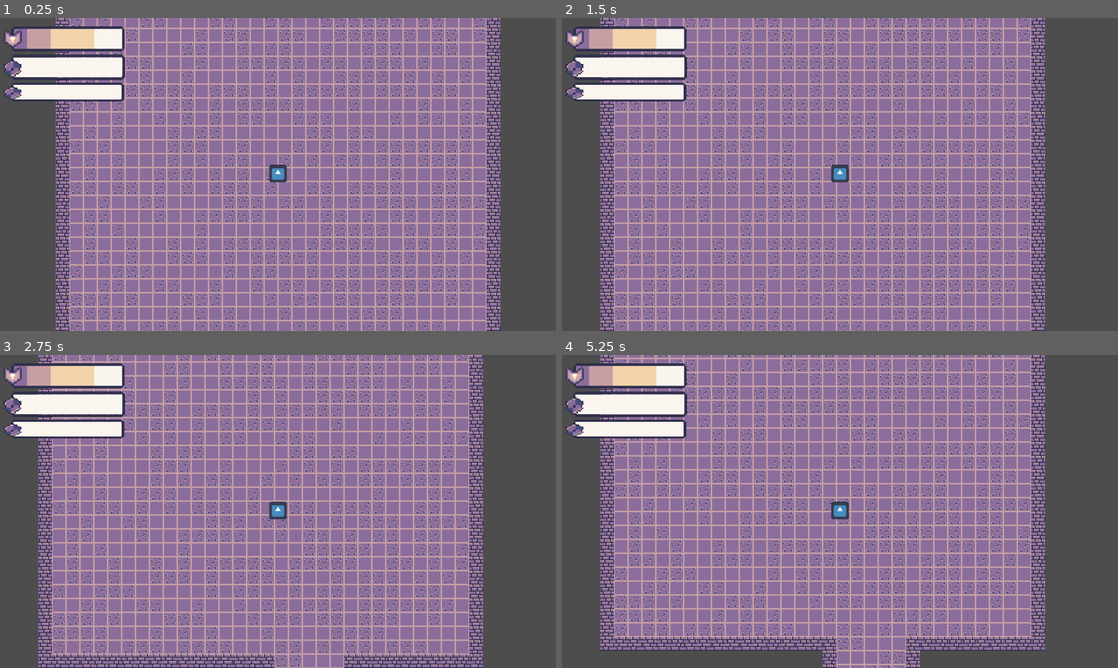
Above: before the commit, frames 1-4 (two rows, left to right).
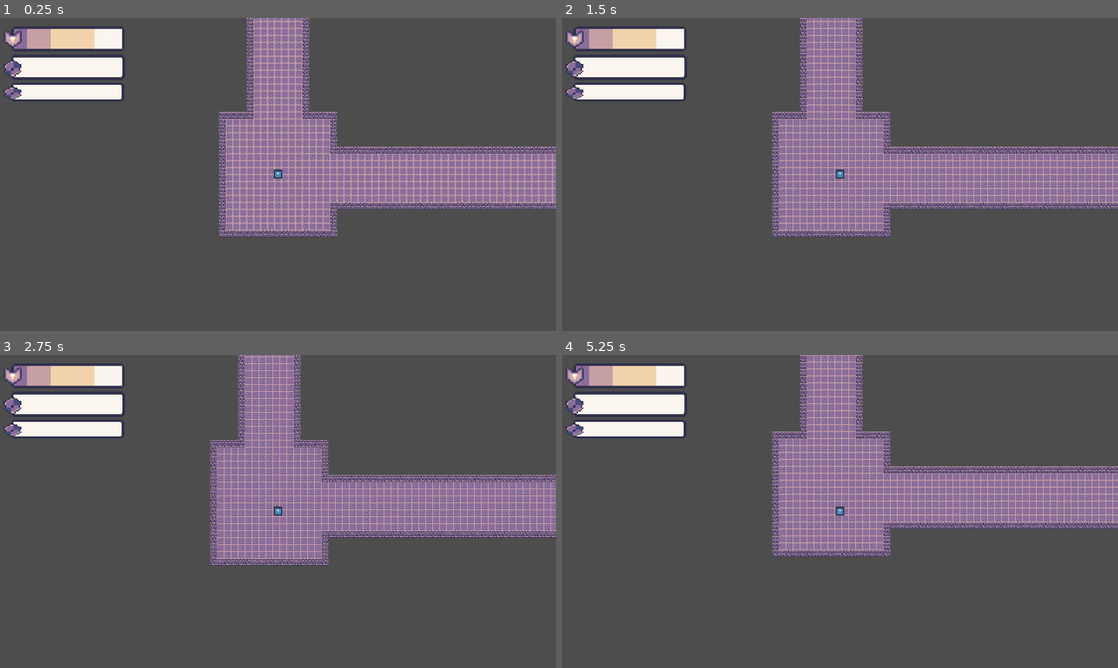
Above: after the commit, the same moments.

Repository: chabsseu/Stauffs-and-Magic
Game: Godot game, scene res://Scenes/Map/dungeon_generation.tscn
The game is run twice, just before and just after one commit, with the same random seed, the same clock (stepped at 60 frames per second) and the same inputs. This scene is started directly instead of the project's main scene. The engine's default icon, where the game draws it, is replaced by a stand-in: a white triangle on a blue panel in a dark square.
Inputs (mouse positions are in pixels of both pictures, inside the frame that each line leads up to):
- Up to frame 1 (0.25 s): no input
- Up to frame 2 (1.5 s): tap Enter at 0.5 s; move the mouse to (962, 158) at 0.52 s; tap A (A) at 0.6 s; tap D (D) at 0.8, 1.35 s; tap Space at 1.25 s; move the mouse to (728, 190) at 1.27 s
- Up to frame 3 (2.75 s): tap S (S) at 1.55, 2.1 s; tap Enter at 2 s; move the mouse to (333, 442) at 2.02 s; tap W (W) at 2.3 s
- Up to frame 4 (5.25 s): tap Space at 2.75, 4.25 s; move the mouse to (812, 574) at 2.77 s; tap W (W) at 2.85 s; tap A (A) at 3.05, 3.6 s; tap Enter at 3.5 s; move the mouse to (1006, 558) at 3.52 s; tap D (D) at 3.8, 4.35 s; move the mouse to (673, 464) at 4.27 s; tap S (S) at 4.55, 5.1 s; move the mouse to (867, 511) at 5.02 s

The runs differ from the first frame. In frame 1, 70% of the frame differs, in the area x 10-100%, y 0-100%; in frame 2, 69%; in frame 3, 71%, in the area x 6-100%, y 0-100%; in frame 4, 67%.

Commit message:
added a function spawn room for player

Diff:
--- a/Scenes/Player/player.tscn
+++ b/Scenes/Player/player.tscn
@@ -23,7 +23,6 @@
 shape = SubResource("RectangleShape2D_a3d8c")
 
 [node name="Camera2D" type="Camera2D" parent="." unique_id=959096284]
-zoom = Vector2(2, 2)
 
 [node name="Health&Armor" parent="." unique_id=1251041895 instance=ExtResource("4_mtuoh")]
 
--- a/Scripts/Map/dungeon_generation.gd
+++ b/Scripts/Map/dungeon_generation.gd
@@ -9,7 +9,7 @@
 const MAX_CORRIDOR_LENGTH = 64
 
 enum TileType { EMPTY, FLOOR, WALL }
-enum RoomSize { MEDIUM_LARGE, LARGE_BOSS }
+enum RoomSize { SMALL_START, MEDIUM_LARGE, LARGE_BOSS }
 
 var dungeon_grid = []
 
@@ -40,16 +40,13 @@
 	var max_attempts = 500
 	var tries = 0
 
-	# ---------- FIRST ROOM ----------
-	var first_room = _create_random_room()
-	if first_room.has_area():
-		rooms.append(first_room)
-		_carve_room(first_room)
+	# ---------- FIRST ROOM (SPAWN CORNER SMALL) ----------
+	var first_room = _create_spawn_room_corner()
+	rooms.append(first_room)
+	_carve_room(first_room)
 
 	# ---------- OTHER ROOMS ----------
 	while rooms.size() < target_room_count and tries < max_attempts:
-		if rooms.is_empty():
-			break
 
 		var base_room = rooms.pick_random()
 
@@ -78,13 +75,33 @@
 # --------------------------------------------------
 # ROOM CREATION
 # --------------------------------------------------
-func _create_random_room() -> Rect2:
-	var dims = _get_room_dimensions(RoomSize.MEDIUM_LARGE)
+func _create_spawn_room_corner() -> Rect2:
+	var dims = _get_room_dimensions(RoomSize.SMALL_START)
 	var w = dims.x
 	var h = dims.y
-	var x = randi_range(5, DUNGEON_WIDTH - w - 5)
-	var y = randi_range(5, DUNGEON_HEIGHT - h - 5)
+
+	var margin = 6
+	var corner = randi() % 4
+
+	var x = 0
+	var y = 0
+
+	match corner:
+		0: # TOP LEFT
+			x = margin
+			y = margin
+		1: # TOP RIGHT
+			x = DUNGEON_WIDTH - w - margin
+			y = margin
+		2: # BOTTOM LEFT
+			x = margin
+			y = DUNGEON_HEIGHT - h - margin
+		3: # BOTTOM RIGHT
+			x = DUNGEON_WIDTH - w - margin
+			y = DUNGEON_HEIGHT - h - margin
+
 	return Rect2(x, y, w, h)
+
 
 func _create_room_with_corridor(base_room: Rect2, direction: int, corridor_length: int) -> Rect2:
 	var dims = _get_room_dimensions(RoomSize.MEDIUM_LARGE)
@@ -114,6 +131,7 @@
 
 	return Rect2(x, y, w, h)
 
+
 func _can_place_room(room: Rect2, existing_rooms: Array[Rect2]) -> bool:
 	if room.position.x < 1 or room.position.y < 1:
 		return false
@@ -121,10 +139,11 @@
 		return false
 
 	for other in existing_rooms:
-		if room.grow(6).intersects(other): # BIG spacing for big rooms
+		if room.grow(6).intersects(other):
 			return false
 
 	return true
+
 
 func _carve_room(room: Rect2):
 	for y in range(room.position.y, room.position.y + room.size.y):
@@ -133,7 +152,7 @@
 				dungeon_grid[y][x] = TileType.FLOOR
 
 # --------------------------------------------------
-# ROOM COUNT (5–8, avg ≈5)
+# ROOM COUNT (5–8)
 # --------------------------------------------------
 func _roll_room_count() -> int:
 	var roll = randf()
@@ -151,6 +170,12 @@
 # --------------------------------------------------
 func _get_room_dimensions(size_type: RoomSize) -> Vector2i:
 	match size_type:
+		RoomSize.SMALL_START:
+			return Vector2i(
+				randi_range(14, 18),
+				randi_range(12, 16)
+			)
+
 		RoomSize.MEDIUM_LARGE:
 			return Vector2i(
 				randi_range(22, 30),
@@ -196,9 +221,8 @@
 				if is_in_bounds(x, y):
 					dungeon_grid[y][x] = TileType.FLOOR
 
-
-# --------------------------------------------------
-# BOUNDS CHECK
+# --------------------------------------------------
+# BOUNDS
 # --------------------------------------------------
 func is_in_bounds(x: int, y: int) -> bool:
 	return x >= 0 and y >= 0 and x < DUNGEON_WIDTH and y < DUNGEON_HEIGHT
@@ -231,22 +255,19 @@
 # --------------------------------------------------
 func render_dungeon():
 	tilemap.clear()
-	# Floor varian atlas
+
 	var floor_tiles = [Vector2i(1,5), Vector2i(5,5)]
-	# Wall variant atlas
-	var wall_tiles = [Vector2i(3,2), Vector2i(2,2),Vector2i(4,2)]
+	var wall_tiles = [Vector2i(3,2), Vector2i(2,2), Vector2i(4,2)]
 
 	for y in range(DUNGEON_HEIGHT):
 		for x in range(DUNGEON_WIDTH):
 			match dungeon_grid[y][x]:
 				TileType.FLOOR:
-					# Pick random floor variant
-					var chosen_tile = floor_tiles[randi() % floor_tiles.size()]
-					tilemap.set_cell(Vector2i(x, y), 0, chosen_tile)
+					var chosen = floor_tiles[randi() % floor_tiles.size()]
+					tilemap.set_cell(Vector2i(x, y), 0, chosen)
 				TileType.WALL:
-					# Pick random wall variant
-					var chosen_tile = wall_tiles[randi() % wall_tiles.size()]
-					tilemap.set_cell(Vector2i(x, y), 0, chosen_tile)
+					var chosen = wall_tiles[randi() % wall_tiles.size()]
+					tilemap.set_cell(Vector2i(x, y), 0, chosen)
 
 # --------------------------------------------------
 # CREATE
@@ -264,5 +285,5 @@
 	if rooms.is_empty():
 		return
 
-	var spawn_room = rooms.pick_random()
+	var spawn_room = rooms[0]
 	player.position = spawn_room.get_center() * 16
